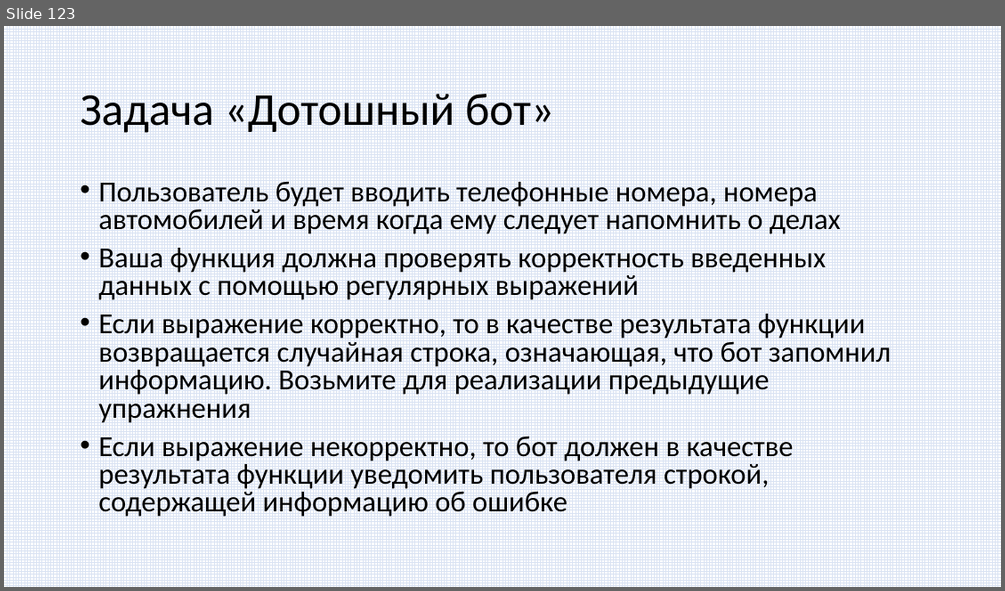
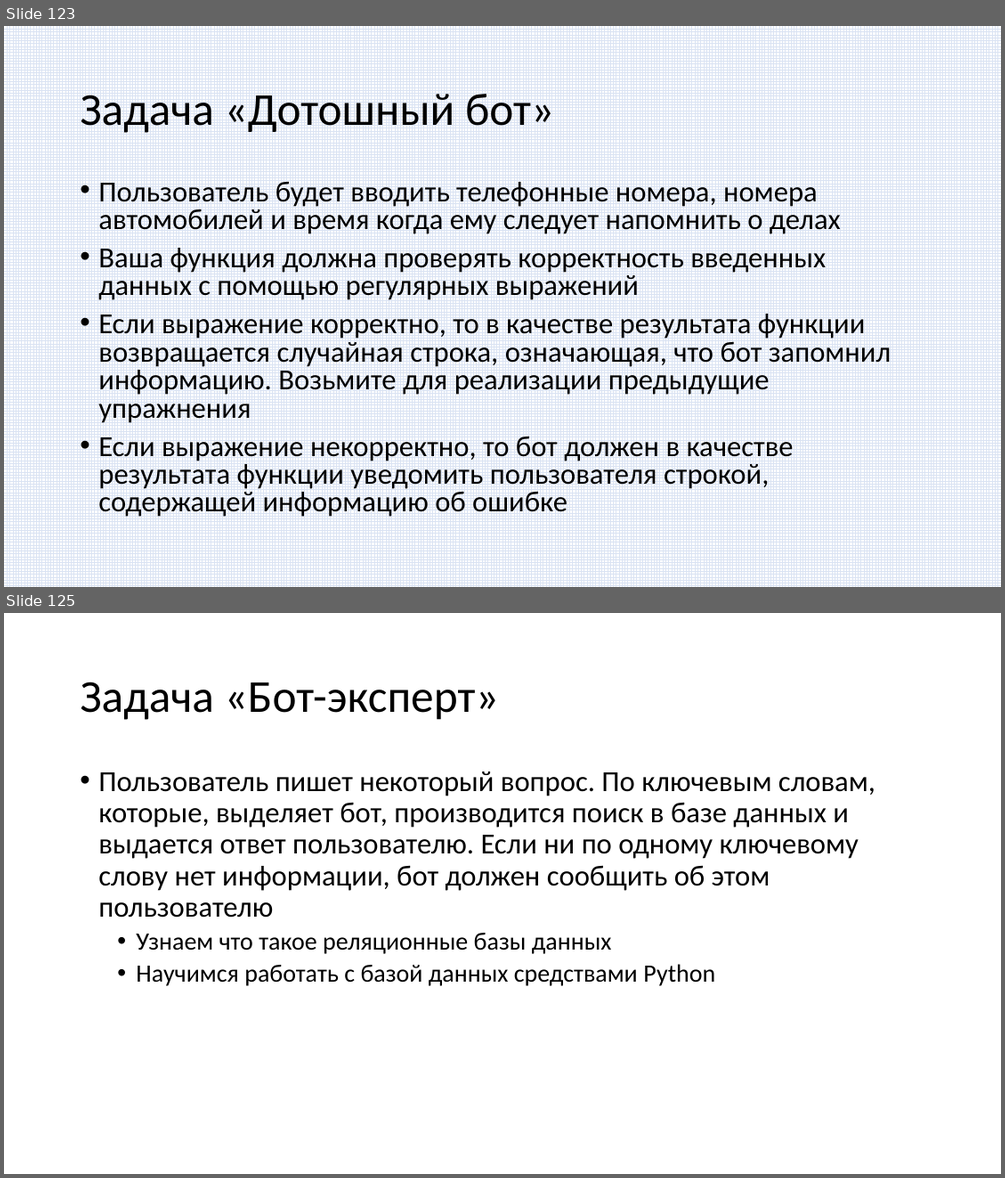
Before and after one commit to paveltsytovich/telegram-course, a slide deck: Presentation/Разработка ботов для телеграмм на Python.pptx. Shown one above the other, each under a label of ours: slide 123 before the commit, slides 123 and 125 after it; the slides between them are not shown. The pictures are 1005x591 and 1005x1178 pixels, drawn with LibreOffice and Linux fonts; fonts in the diff are those of the drawing. Boxes give left, top, right and bottom in pixels: in the first picture for what was removed or moved away, otherwise in the second. Text is boxed around its words. In the diff, an @@ line names an element or a change of style, - is before the commit and + after.

Commit message:
Сформулирована задача для модуля "Реляционная БД"

```diff
--- a/Presentation/Разработка ботов для телеграмм на Python.pptx
+++ b/Presentation/Разработка ботов для телеграмм на Python.pptx
@@ slide 125 added at [4, 613, 1001, 1174], background #FFFFFF @@
@@ title added at [80, 682, 499, 720], 44 pt, text #000000 @@
+Задача «Бот-эксперт»
@@ text added at [98, 771, 875, 986], 28 pt, text #000000 @@
+• Пользователь пишет некоторый вопрос. По ключевым словам, которые, выделяет бот, производится поиск в базе данных и выдается ответ пользователю. Если ни по одному ключевому слову нет информации, бот должен сообщить об этом пользователю
+  • Узнаем что такое реляционные базы данных
+  • Научимся работать с базой данных средствами Python
```
Also in this commit, not shown: 1 slide changed, 2 other slides added.
